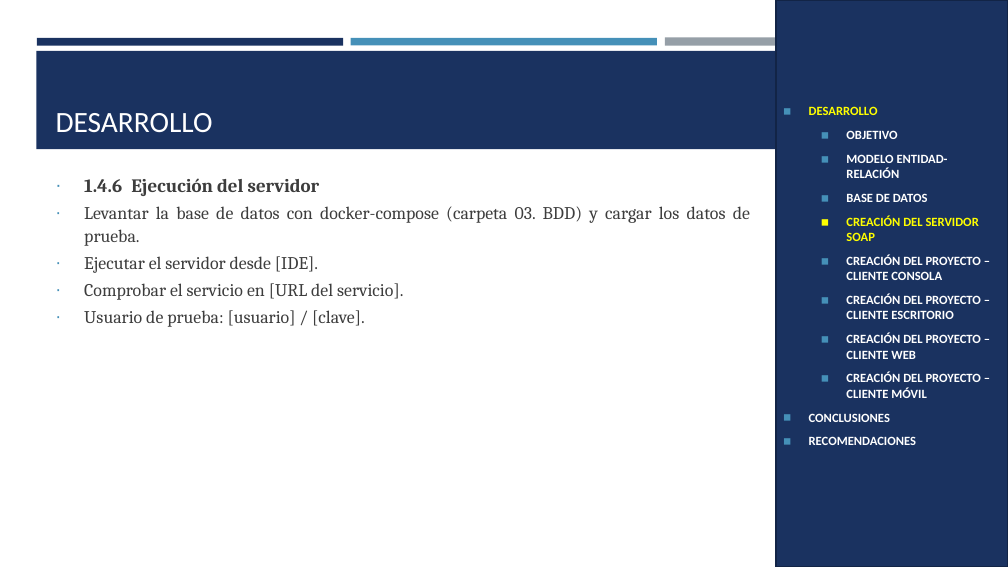
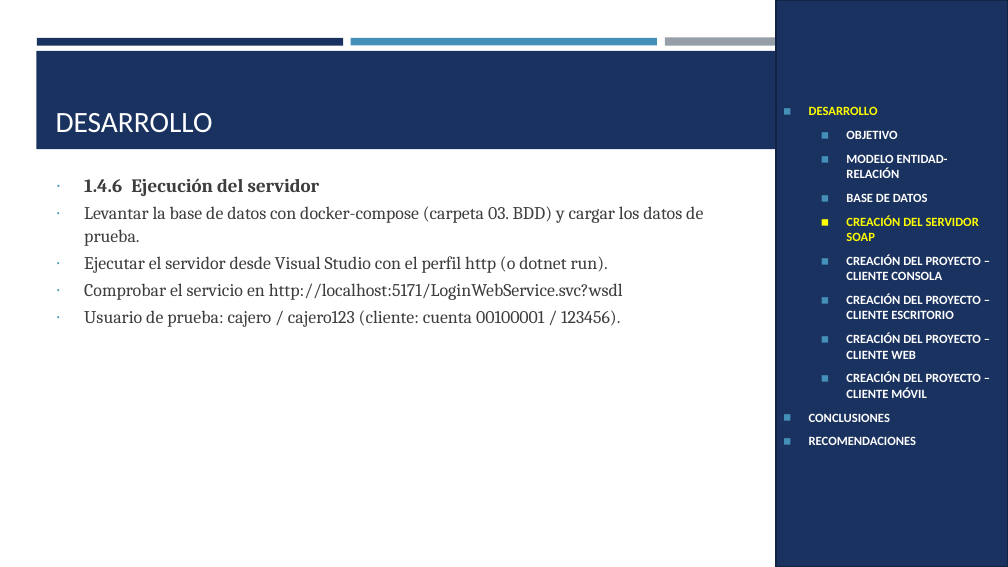
Before and after one commit to IMarcusDev/TI.1.2.-PAO202651_SOAP_DOTNET_CONBDD_NRC36883_GR04, a slide deck: slide 12 of 05. DOCUMENTACION/PRESENTACION TI.1.2. SOAP con BDD en DOTNET GR4.pptx. Drawn at 1008x567 pixels with LibreOffice and Linux fonts; fonts in the diff are those of the drawing. Boxes give left, top, right and bottom in pixels: in the first picture for what was removed or moved away, otherwise in the second. Text is boxed around its words. In the diff, an @@ line names an element or a change of style, - is before the commit and + after.

```diff
--- a/05. DOCUMENTACION/PRESENTACION TI.1.2. SOAP con BDD en DOTNET GR4.pptx
+++ b/05. DOCUMENTACION/PRESENTACION TI.1.2. SOAP con BDD en DOTNET GR4.pptx
@@ text at bbox=[84, 206, 703, 246]: alignment justified to left @@
@@ text at bbox=[84, 256, 623, 327]: text changed @@
-∙ Ejecutar el servidor desde [IDE].
-∙ Comprobar el servicio en [URL del servicio].
-∙ Usuario de prueba: [usuario] / [clave].
+∙ Ejecutar el servidor desde Visual Studio con el perfil http (o dotnet run).
+∙ Comprobar el servicio en http://localhost:5171/LoginWebService.svc?wsdl
+∙ Usuario de prueba: cajero / cajero123 (cliente: cuenta 00100001 / 123456).
```
Also in this commit, not shown: 19 other slides changed, 4 slides added.
